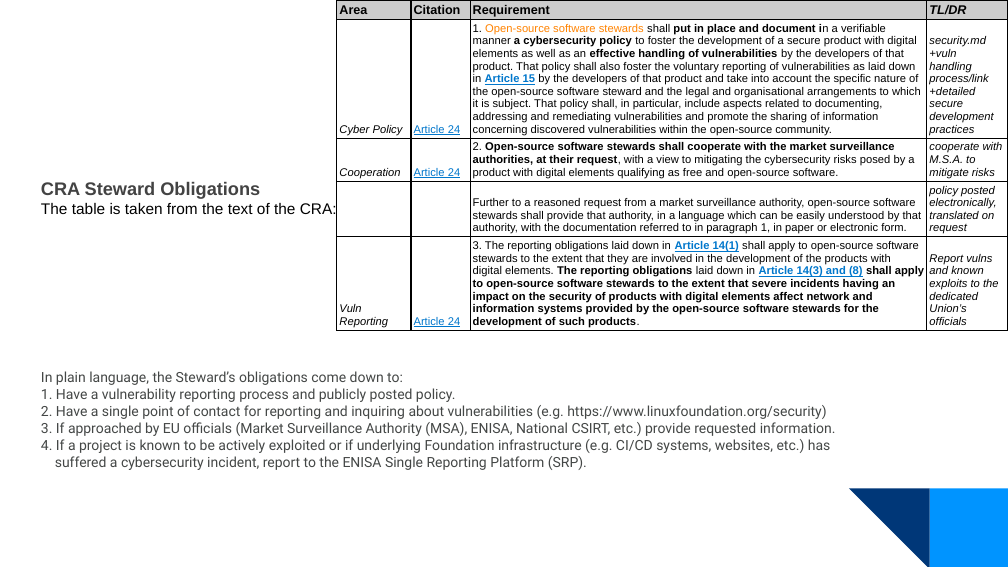
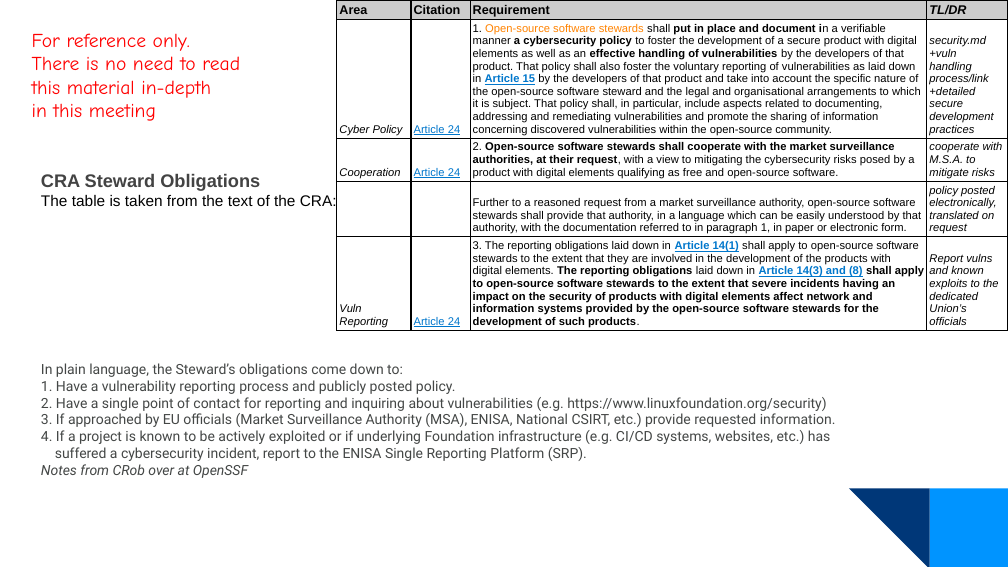
Before and after one commit to OpenChain-Project/Meeting-Slides, a slide deck: slide 9 of 2025/specification-education-monthly/2025-10-Europe-Asia.pptx (slide 10 before the commit). Drawn at 1008x567 pixels with LibreOffice and Linux fonts; fonts in the diff are those of the drawing; background and template pictures are left out. Boxes give left, top, right and bottom in pixels: in the first picture for what was removed or moved away, otherwise in the second. Text is boxed around its words. In the diff, an @@ line names an element or a change of style, - is before the commit and + after.

```diff
--- a/2025/specification-education-monthly/2025-10-Europe-Asia.pptx
+++ b/2025/specification-education-monthly/2025-10-Europe-Asia.pptx
@@ text added at <box>32,33,240,121</box>, 14 pt, text #FF0000 @@
+For reference only.
+There is no need to read
+this material in-depth
+in this meeting
@@ text "CRA Steward Obligations": place and size @@
-text "CRA Steward Obligations" at <box>41,182,836,470</box>
+text "CRA Steward Obligations" at <box>41,174,836,478</box>
@@ text at <box>41,430,831,478</box>: text changed @@
-4. If a project is known to be actively exploited or if underlying Foundation infrastructure (e.g. CI/CD systems, websites, etc.) has
-   suffered a cybersecurity incident, report to the ENISA Single Reporting Platform (SRP).
+4. If a project is known to be actively exploited or if underlying Foundation infrastructure (e.g. CI/CD systems, websites, etc.) has
+   suffered a cybersecurity incident, report to the ENISA Single Reporting Platform (SRP).
+   Notes from CRob over at OpenSSF
```
Also in this commit, not shown: 6 other slides changed, 1 slide removed, 1 other file.
